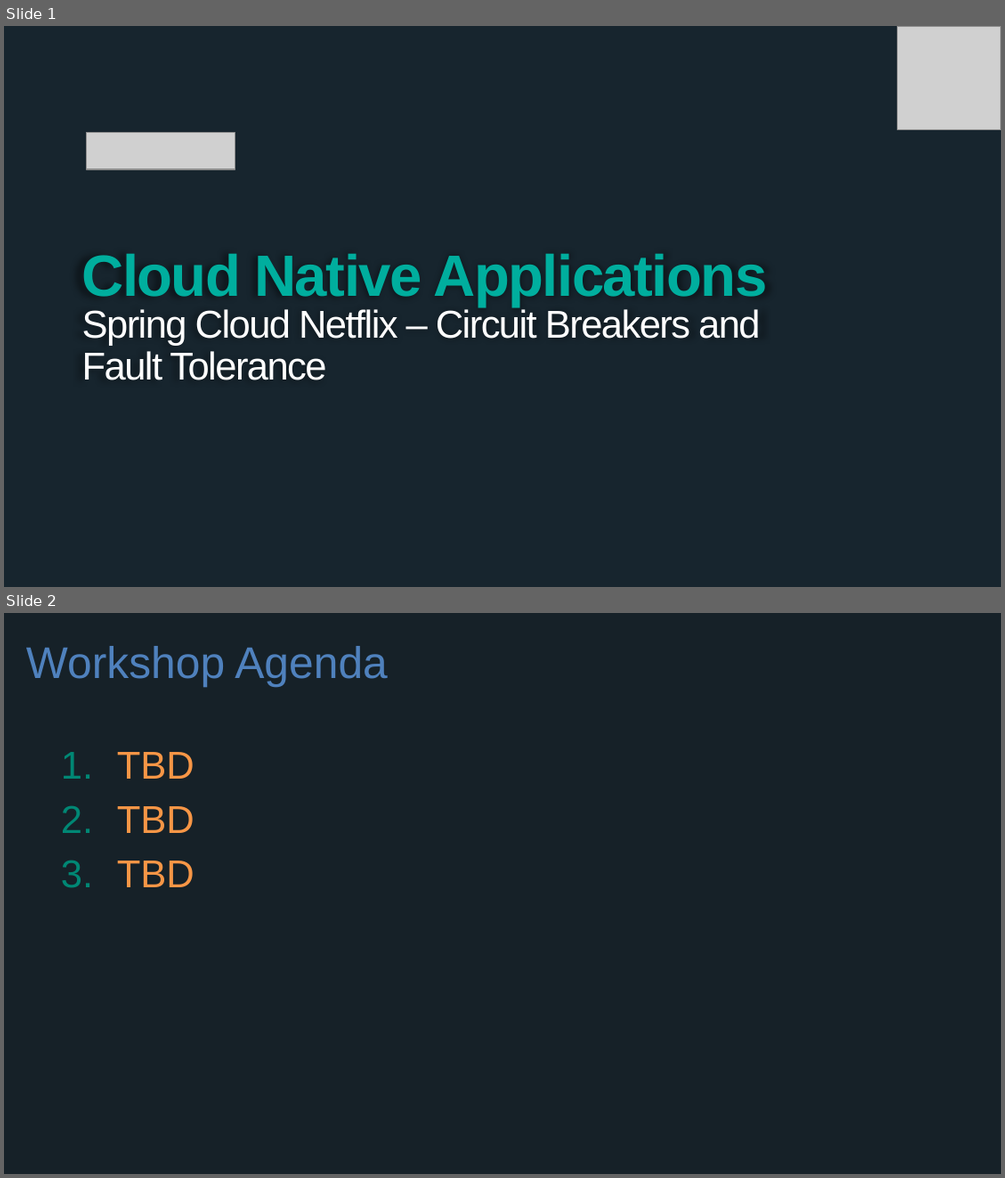
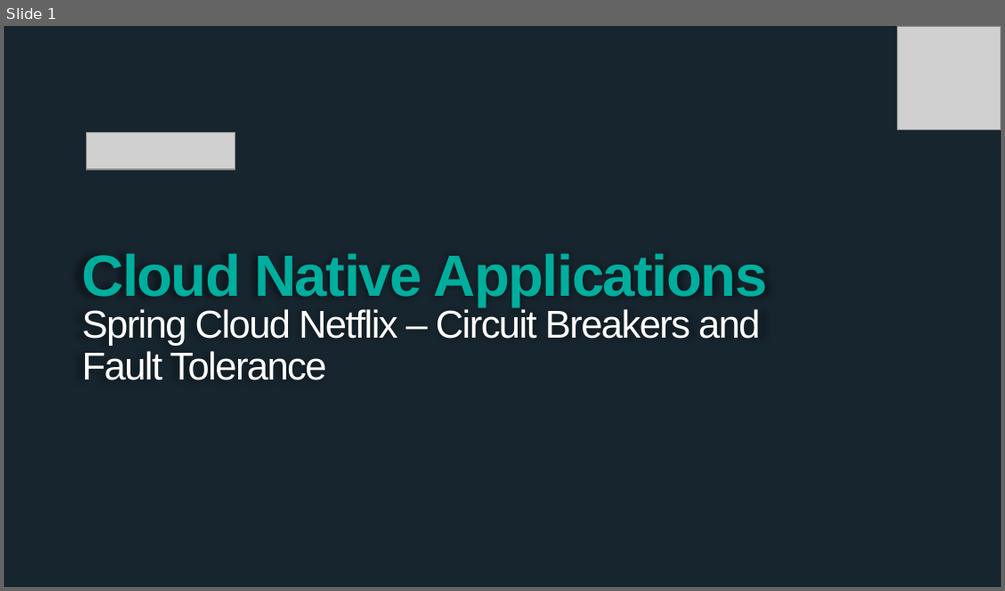
Before and after one commit to wxlund/CN-Workshop-Boeing, a slide deck: presentations/Session_8_Circuit_Breaker.pptx. Shown one above the other, each under a label of ours: slides 1 and 2 before the commit, slide 1 after it. The pictures are 1005x1178 and 1005x591 pixels, drawn with LibreOffice and Linux fonts; fonts in the diff are those of the drawing; grey boxes stand for pictures; background and template pictures are left out. Boxes give left, top, right and bottom in pixels: in the first picture for what was removed or moved away, otherwise in the second. Text is boxed around its words. In the diff, an @@ line names an element or a change of style, - is before the commit and + after.

```diff
--- a/presentations/Session_8_Circuit_Breaker.pptx
+++ b/presentations/Session_8_Circuit_Breaker.pptx
@@ slide 2 removed at [4, 613, 1001, 1174], background #162128 @@
@@ title removed at [26, 646, 388, 688] @@
-Workshop Agenda
@@ text removed at [117, 752, 194, 887] @@
-1. TBD
-2. TBD
-3. TBD
```
Also in this commit, not shown: 10 slides added, 2 other files.
